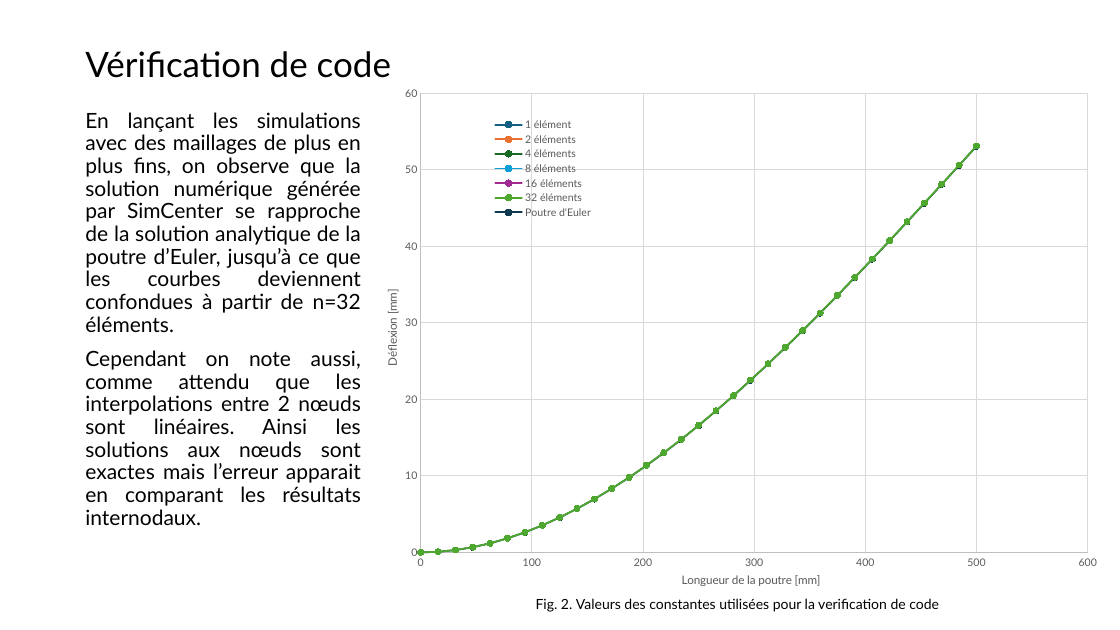
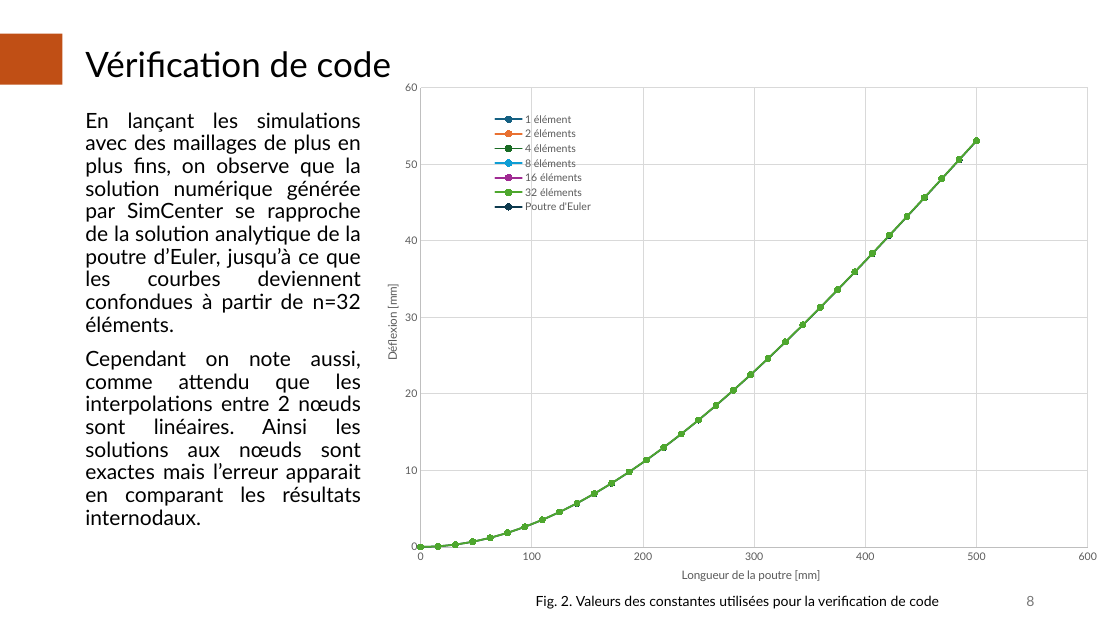
Before and after one commit to AcileSf/MEC8211ProjetFinal, a slide deck: slide 8 of Rapport_Projet_V1.pptx. Drawn at 1120x630 pixels with LibreOffice and Linux fonts; fonts in the diff are those of the drawing. Boxes give left, top, right and bottom in pixels: in the first picture for what was removed or moved away, otherwise in the second. Text is boxed around its words. In the diff, an @@ line names an element or a change of style, - is before the commit and + after.

```diff
--- a/Rapport_Projet_V1.pptx
+++ b/Rapport_Projet_V1.pptx
@@ rectangle added at bbox=[0, 34, 62, 85], fill #C04F15 @@
@@ scatter lines chart: place and size @@
-scatter lines chart at bbox=[381, 83, 1103, 592]
+scatter lines chart at bbox=[381, 78, 1103, 586]
@@ page number added at bbox=[1026, 596, 1034, 606], 12 pt, text #797979 @@
+8
```
Also in this commit, not shown: 24 other slides changed, 1 other file.
